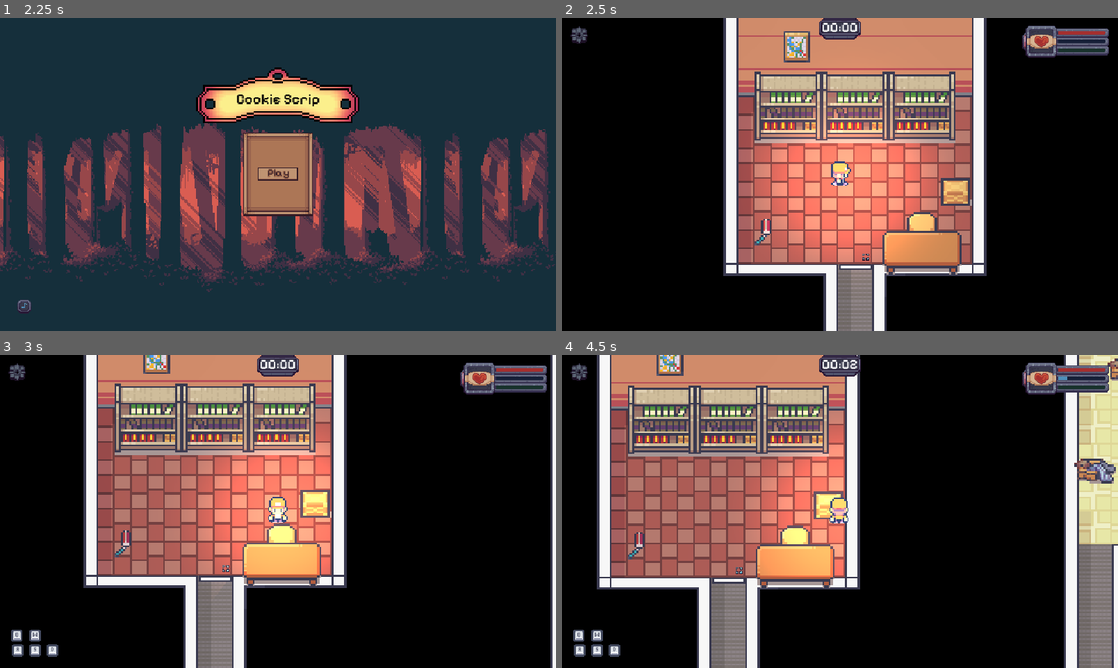
Above: before the commit, frames 1-4 (two rows, left to right).
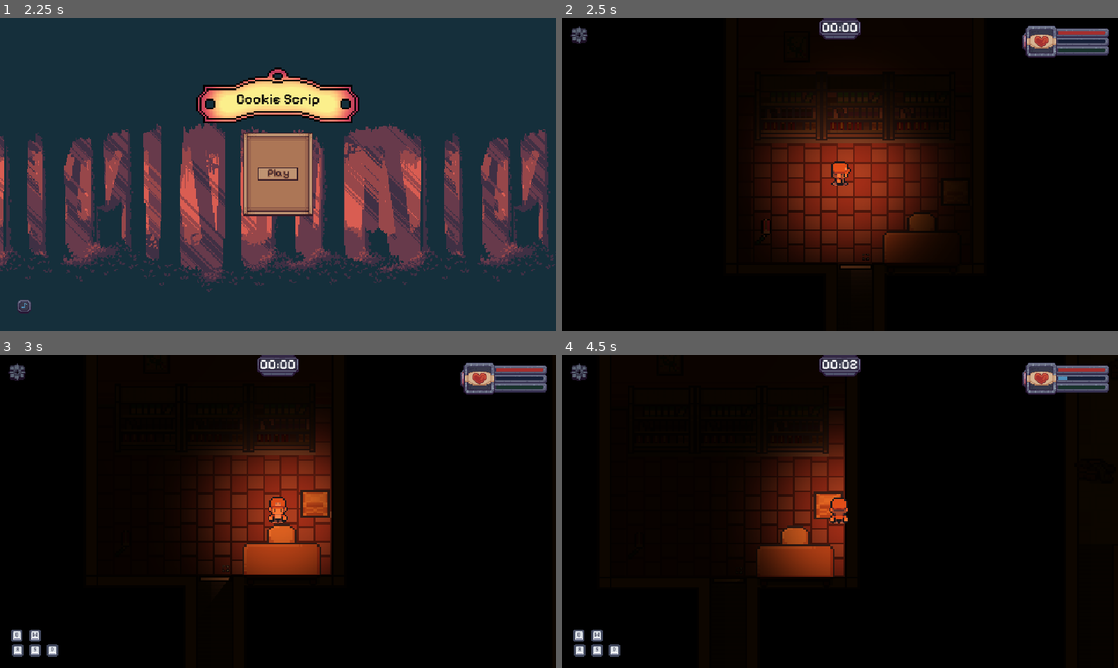
Above: after the commit, the same moments.

Repository: CoollbreackerzSdo/CookieMaximus
Game: Godot game, scene res://resources/godot/scenes/menus/game_main_menu.tscn
Same seed, same stepped clock (60 frames per second), same inputs: the game is played once before the commit and once after it. Sound files missing from this copy of the repository are replaced by a short silence.
Inputs (mouse positions are in pixels of both pictures, inside the frame that each line leads up to):
- Up to frame 1 (2.25 s): click (278, 174) at 0.5 s; click (278, 174) at 1.25 s; move the mouse to (400, 158) at 2.02 s; hold Right (ui_right) from 2.03 s (still down); click (400, 158) at 2.17 s
- Up to frame 2 (2.5 s): keep holding Right (ui_right)
- Up to frame 3 (3 s): move the mouse to (222, 580) at 2.77 s; release Right (ui_right) at 2.78 s; hold Down (ui_down) from 2.78 s (still down); click (222, 580) at 2.92 s
- Up to frame 4 (4.5 s): move the mouse to (778, 602) at 3.52 s; release Down (ui_down) at 3.53 s; hold Right (ui_right) 3.53-4.28 s; click (778, 602) at 3.67 s; move the mouse to (812, 574) at 4.27 s; hold Up (ui_up) from 4.28 s (still down); click (812, 574) at 4.42 s

Frame 1 is identical in both runs. In frame 2, 41% of the frame differs, in the area x 29-77%, y 0-100%; in frame 3, 39%; in frame 4, 47%, in the area x 6-100%, y 0-100%.
Error in both runs: Cannot call method 'change_scene_to_file' on a null value. (res://controls/ui/game_main_menu_control.gd:30)

Commit message:
end final menu

Diff:
--- a/controls/entities/player_control.gd
+++ b/controls/entities/player_control.gd
@@ -11,6 +11,7 @@
 var crash_old_enable: bool = false
 var crash_old_level: int = 0
 var is_pause: bool = false
+var is_dead: bool = false
 var is_secure_zone: bool = false
 var player_detail: PlayerDetail
 
@@ -18,7 +19,11 @@
 	player_detail = PlayerDetail.create(100)
 
 func _physics_process(_delta: float) -> void:
-	if is_pause: return
+	if is_pause || is_dead: return
+	if player_detail.healt <= 0:
+		is_dead = true
+		emit_signal("dead_signal")
+		return
 	update_status()
 	var axis = get_move()
 	velocity = axis * speed
@@ -97,7 +102,8 @@
 
 
 func _on_area_2d_2_collition_body(value: int) -> void:
-	player_detail.hungry-=value
+	player_detail.hungry -= value * 2
+	player_detail.healt += value
 
 
 func _on_hungry_timeout() -> void:
@@ -114,3 +120,11 @@
 	if player_detail.stress >= 100:
 		player_detail.stress = 0
 		player_detail.healt -= 20
+
+
+func _on_area_2d_4_collition_body(value: int) -> void:
+	pass # Replace with function body.
+
+
+func _on_area_2d_6_collition_body(value: int) -> void:
+	pass # Replace with function body.
--- a/controls/managers/hause_manager.gd
+++ b/controls/managers/hause_manager.gd
@@ -66,3 +66,14 @@
 	if body is PlayerControl:
 		body.is_secure_zone = false
 		$Enemy.is_active = true
+
+
+func _on_wining_body_entered(body: Node2D) -> void:
+	if body is PlayerControl:
+		pass
+	pass
+
+
+func _on_player_dead_signal() -> void:
+	$"Dead Menu".game_time = str($GameBasicMenu.current_m) + "m:" +  str($GameBasicMenu.current_s) + "s"
+	$"Dead Menu".visible = true
--- a/controls/ui/game_basic_menu_control.gd
+++ b/controls/ui/game_basic_menu_control.gd
@@ -13,6 +13,8 @@
 var player_info: PlayerDetail
 var curren_time = 0
 var is_pause:= false
+var current_s: int
+var current_m: int
 
 func _ready() -> void:
 	control.mouse_filter = Control.MOUSE_FILTER_IGNORE
@@ -31,7 +33,9 @@
 
 func get_time(format: int) -> String:
 	var minutos = int(curren_time) / 60
+	current_m = minutos
 	var segundos = int(curren_time) % 60
+	current_s = segundos
 	if format == 0:
 		return str(minutos).pad_zeros(2) + ":" + str(segundos).pad_zeros(2)
 	else:
--- a/resources/godot/elements/food/food.tscn
+++ b/resources/godot/elements/food/food.tscn
@@ -4,7 +4,7 @@
 script/source = "extends Area2D
 
 signal collition_body(value:int)
-@export var texture: Texture2D
+@export var texture: CompressedTexture2D
 @export var value: int
 # Called when the node enters the scene tree for the first time.
 func _ready() -> void:
@@ -19,10 +19,14 @@
 [sub_resource type="RectangleShape2D" id="RectangleShape2D_3mvjs"]
 
 [node name="Area2D2" type="Area2D"]
+collision_layer = 16
+collision_mask = 2
 script = SubResource("GDScript_3mvjs")
 
 [node name="Sprite2D" type="Sprite2D" parent="."]
+light_mask = 128
 visibility_layer = 128
+z_index = 20
 
 [node name="CollisionShape2D" type="CollisionShape2D" parent="."]
 shape = SubResource("RectangleShape2D_3mvjs")
--- a/resources/godot/scenes/levels/hause.tscn
+++ b/resources/godot/scenes/levels/hause.tscn
@@ -18,8 +18,14 @@
 [ext_resource type="PackedScene" uid="uid://credqfqco74gm" path="res://resources/godot/scenes/entities/cookie_monsters.tscn" id="11_nicko"]
 [ext_resource type="PackedScene" uid="uid://xw7tdfwfxhqi" path="res://resources/godot/elements/objects/point_light_2d_3.tscn" id="12_exlm3"]
 [ext_resource type="PackedScene" uid="uid://w3dd6f2rbh5y" path="res://resources/godot/elements/tools/char_old_cursor.tscn" id="16_sndj3"]
+[ext_resource type="PackedScene" uid="uid://77p6my003eoi" path="res://resources/godot/scenes/menus/dead_menu.tscn" id="17_f20do"]
 [ext_resource type="PackedScene" uid="uid://cjosmet2w4phd" path="res://resources/godot/elements/food/food.tscn" id="19_ftyef"]
 [ext_resource type="Texture2D" uid="uid://bs0eey3u01o2e" path="res://resources/assets/food/05_apple_pie.png" id="20_0icwa"]
+[ext_resource type="Texture2D" uid="uid://bfie76wiwuisy" path="res://resources/assets/food/87_ramen.png" id="21_2bg8f"]
+[ext_resource type="Texture2D" uid="uid://cvhslggiwnt8r" path="res://resources/assets/food/97_sushi.png" id="22_7ochs"]
+[ext_resource type="Texture2D" uid="uid://ckd1u7nsvb8j3" path="res://resources/assets/food/13_bacon.png" id="23_y41nf"]
+[ext_resource type="Texture2D" uid="uid://dst18ftc1xhsp" path="res://resources/assets/food/101_waffle.png" id="24_f20do"]
+[ext_resource type="Texture2D" uid="uid://bn246xkichfe1" path="res://resources/assets/food/18_burrito.png" id="25_hul6l"]
 
 [sub_resource type="TileSetAtlasSource" id="TileSetAtlasSource_sndj3"]
 texture = ExtResource("4_gaqc7")
@@ -352,12 +358,14 @@
 [sub_resource type="RectangleShape2D" id="RectangleShape2D_ftyef"]
 size = Vector2(246, 264)
 
+[sub_resource type="RectangleShape2D" id="RectangleShape2D_y41nf"]
+size = Vector2(353, 161)
+
 [node name="Hause" type="Node2D"]
 y_sort_enabled = true
 script = ExtResource("1_sexe6")
 
 [node name="CanvasModulate" type="CanvasModulate" parent="."]
-visible = false
 color = Color(0.05356484, 0.028237948, 0, 1)
 
 [node name="Tilemap" type="Node2D" parent="."]
@@ -529,6 +537,8 @@
 
 [node name="PauseMenu" parent="." instance=ExtResource("7_e1r6g")]
 
+[node name="Dead Menu" parent="." instance=ExtResource("17_f20do")]
+
 [node name="Enemy" parent="." node_paths=PackedStringArray("tps") instance=ExtResource("11_nicko")]
 light_mask = 32
 visibility_layer = 32
@@ -549,6 +559,36 @@
 texture = ExtResource("20_0icwa")
 value = 10
 
+[node name="Area2D3" parent="Comida" instance=ExtResource("19_ftyef")]
+position = Vector2(-940, 614)
+texture = ExtResource("21_2bg8f")
+value = 1
+
+[node name="Area2D4" parent="Comida" instance=ExtResource("19_ftyef")]
+position = Vector2(-425, 430)
+texture = ExtResource("22_7ochs")
+value = 60
+
+[node name="Area2D5" parent="Comida" instance=ExtResource("19_ftyef")]
+position = Vector2(455, 509)
+texture = ExtResource("20_0icwa")
+value = 39
+
+[node name="Area2D6" parent="Comida" instance=ExtResource("19_ftyef")]
+position = Vector2(585, 335)
+texture = ExtResource("23_y41nf")
+value = 40
+
+[node name="Area2D7" parent="Comida" instance=ExtResource("19_ftyef")]
+position = Vector2(1289, 816)
+texture = ExtResource("24_f20do")
+value = 100
+
+[node name="Area2D8" parent="Comida" instance=ExtResource("19_ftyef")]
+position = Vector2(1531, 712)
+texture = ExtResource("25_hul6l")
+value = 30
+
 [node name="Secure Zones" type="Node2D" parent="."]
 
 [node name="Zone_1" type="Area2D" parent="Secure Zones"]
@@ -580,6 +620,14 @@
 
 [node name="Marker2D5" type="Marker2D" parent="TP POINS"]
 position = Vector2(1453, 771)
+
+[node name="Wining" type="Area2D" parent="."]
+collision_layer = 16
+collision_mask = 2
+
+[node name="Wind" type="CollisionShape2D" parent="Wining"]
+position = Vector2(-944.5, 995.5)
+shape = SubResource("RectangleShape2D_y41nf")
 
 [connection signal="mause_entered" from="Tilemap/Doors_Dowm/Pincipius" to="." method="enable_tools"]
 [connection signal="mause_exited" from="Tilemap/Doors_Dowm/Pincipius" to="." method="disable_tools"]
@@ -608,15 +656,25 @@
 [connection signal="chras_optain_signal" from="Tilemap/Tools/CrashOld3" to="." method="_on_crash_old_chras_optain_signal"]
 [connection signal="chras_optain_signal" from="Tilemap/Tools/CrashOld4" to="." method="_on_crash_old_chras_optain_signal"]
 [connection signal="chras_optain_signal" from="Tilemap/Tools/CrashOld5" to="." method="_on_crash_old_chras_optain_signal"]
+[connection signal="dead_signal" from="Player" to="." method="_on_player_dead_signal"]
 [connection signal="pause_signal" from="GameBasicMenu" to="." method="pause_signal"]
 [connection signal="continue_signal" from="PauseMenu" to="." method="continue_signal"]
 [connection signal="go_to_signal" from="PauseMenu" to="." method="go_to_signal"]
 [connection signal="restart_signal" from="PauseMenu" to="." method="restart_signal"]
+[connection signal="go_to_signal" from="Dead Menu" to="." method="go_to_signal"]
+[connection signal="restart_signal" from="Dead Menu" to="." method="restart_signal"]
 [connection signal="char_collition" from="Enemy" to="Player" method="_on_enemy_char_collition"]
 [connection signal="collition_body" from="Comida/Area2D2" to="Player" method="_on_area_2d_2_collition_body"]
+[connection signal="collition_body" from="Comida/Area2D3" to="Player" method="_on_area_2d_2_collition_body"]
+[connection signal="collition_body" from="Comida/Area2D4" to="Player" method="_on_area_2d_4_collition_body"]
+[connection signal="collition_body" from="Comida/Area2D5" to="Player" method="_on_area_2d_2_collition_body"]
+[connection signal="collition_body" from="Comida/Area2D6" to="Player" method="_on_area_2d_6_collition_body"]
+[connection signal="collition_body" from="Comida/Area2D7" to="Player" method="_on_area_2d_2_collition_body"]
+[connection signal="collition_body" from="Comida/Area2D8" to="Player" method="_on_area_2d_2_collition_body"]
 [connection signal="body_entered" from="Secure Zones/Zone_1" to="." method="_on_zone_1_body_entered"]
 [connection signal="body_exited" from="Secure Zones/Zone_1" to="." method="_on_zone_1_body_exited"]
 [connection signal="body_entered" from="Secure Zones/Zone_2" to="." method="_on_zone_1_body_entered"]
 [connection signal="body_exited" from="Secure Zones/Zone_2" to="." method="_on_zone_1_body_exited"]
+[connection signal="body_entered" from="Wining" to="." method="_on_wining_body_entered"]
 
 [editable path="Player"]
--- a/resources/godot/scenes/menus/dead_menu.tscn
+++ b/resources/godot/scenes/menus/dead_menu.tscn
@@ -1,3 +1,285 @@
-[gd_scene format=3 uid="uid://77p6my003eoi"]
+[gd_scene load_steps=25 format=3 uid="uid://77p6my003eoi"]
+
+[ext_resource type="Texture2D" uid="uid://dimpqmvonantr" path="res://resources/assets/ui/containers/flag_box_container_160x48.png" id="1_a8fce"]
+[ext_resource type="Texture2D" uid="uid://bqv6o6vyl6nxd" path="res://resources/assets/ui/containers/vandal_big_hero_96x32.png" id="2_bxtjb"]
+[ext_resource type="Texture2D" uid="uid://bieevwve58pj6" path="res://resources/assets/ui/elements/buttoms/resert_buttom_16x16.png" id="3_sqfbv"]
+[ext_resource type="Texture2D" uid="uid://c7veqeidsod4r" path="res://resources/assets/ui/elements/buttoms/resert_buttom_click_16x16.png" id="4_wo640"]
+[ext_resource type="Texture2D" uid="uid://c6532pw3smski" path="res://resources/assets/ui/elements/buttoms/resert_buttom_hover_16x16.png" id="5_1wh0v"]
+[ext_resource type="Texture2D" uid="uid://cgeqnyyx0lkp6" path="res://resources/assets/ui/elements/buttoms/home_buttom_16x16.png" id="6_mwrip"]
+[ext_resource type="Texture2D" uid="uid://dx1a4dnsmb7ik" path="res://resources/assets/ui/elements/buttoms/home_buttom_active_16x16.png" id="7_w61nm"]
+[ext_resource type="Texture2D" uid="uid://byg4rglt0gddg" path="res://resources/assets/ui/elements/buttoms/home_buttom_hover_16x16.png" id="8_efd15"]
+[ext_resource type="Texture2D" uid="uid://d3mcfm66rivcj" path="res://resources/assets/ui/elements/buttoms/efects_16x16.png" id="9_xddvj"]
+[ext_resource type="Texture2D" uid="uid://ca1vcekifiyud" path="res://resources/assets/ui/elements/buttoms/efects_active_16x16.png" id="10_5rs7u"]
+[ext_resource type="Texture2D" uid="uid://bblrbu2qnlvyr" path="res://resources/assets/ui/elements/buttoms/efects_hover_16x16.png" id="11_sc4k0"]
+[ext_resource type="Texture2D" uid="uid://bo5q4xtqexpuv" path="res://resources/assets/ui/elements/buttoms/music_play_16x16.png" id="12_2j4n8"]
+[ext_resource type="Texture2D" uid="uid://bcecxmue5gu5p" path="res://resources/assets/ui/elements/buttoms/music_play_active_16x16.png" id="13_hef7g"]
+[ext_resource type="Texture2D" uid="uid://drlnus0nijxqg" path="res://resources/assets/ui/elements/buttoms/music_play_hover_16x16.png" id="14_n6krc"]
+[ext_resource type="Texture2D" uid="uid://d0trocouvgi6h" path="res://resources/assets/ui/elements/buttoms/efects_disable_16x16.png" id="15_fjuve"]
+[ext_resource type="Texture2D" uid="uid://d14uighxu13i5" path="res://resources/assets/ui/elements/buttoms/efects_disable_active_16x16.png" id="16_d5wtn"]
+[ext_resource type="Texture2D" uid="uid://xi1i6t5jtpyh" path="res://resources/assets/ui/elements/buttoms/efects_disable_hover_16x16.png" id="17_x0xhh"]
+[ext_resource type="Texture2D" uid="uid://cjgyg4hkqea23" path="res://resources/assets/ui/elements/buttoms/music_stop_16x16.png" id="18_gymkr"]
+[ext_resource type="Texture2D" uid="uid://doba7t2mgkyu1" path="res://resources/assets/ui/elements/buttoms/music_stop_active_16x16.png" id="19_id8yx"]
+[ext_resource type="Texture2D" uid="uid://cr44i58b7dhcl" path="res://resources/assets/ui/elements/buttoms/music_stop_hover_16x16.png" id="20_qjt0r"]
+[ext_resource type="AudioStream" uid="uid://u2rlnm63qhpi" path="res://resources/assets/audio/efectos/menu_ui.mp3" id="21_wo640"]
+
+[sub_resource type="GDScript" id="GDScript_tyd2c"]
+script/source = "extends CanvasLayer
+
+class_name DeadMenu
+
+signal go_to_signal(valie:String)
+signal restart_signal
+var game_time: String = \"\"
+
+func _ready() -> void:
+	visible = false
+	if !GameManu.is_music_enable:
+		$Control/Panel3/M.visible = false
+		$Control/Panel3/MD.visible = true
+	else:
+		$Control/Panel3/MD.visible = false
+		$Control/Panel3/M.visible = true
+	if !GameManu.is_effect_enable:
+		$Control/Panel3/E.visible = false
+		$Control/Panel3/ED.visible = true
+	else:
+		$Control/Panel3/ED.visible = false
+		$Control/Panel3/E.visible = true
+
+func _process(_delta: float) -> void:
+	$Control/TIme.text = game_time
+
+func _on_r_pressed() -> void:
+	if GameManu.is_effect_enable:
+		$Touch.play()
+		await $Touch.finished
+		emit_signal(\"restart_signal\")
+		return
+	emit_signal(\"restart_signal\")
+
+
+func _on_md_pressed() -> void:
+	$Touch.play()
+	await $Touch.finished
+	$Control/Panel3/MD.visible = false
+	$Control/Panel3/M.visible = true
+
+
+func _on_ed_pressed() -> void:
+	$Touch.play()
+	await $Touch.finished
+	$Control/Panel3/ED.visible = false
+	$Control/Panel3/E.visible = true
+	GameManu.is_effect_enable = true
+
+
+func _on_h_pressed() -> void:
+	if GameManu.is_effect_enable:
+		$Touch.play()
+		await $Touch.finished
+		emit_signal(\"go_to_signal\",\"route\")
+		return
+	emit_signal(\"go_to_signal\",\"route\")
+
+
+func _on_e_pressed() -> void:
+	$Touch.play()
+	await $Touch.finished
+	$Control/Panel3/E.visible = false
+	$Control/Panel3/ED.visible = true
+	GameManu.is_effect_enable = false
+
+
+func _on_m_pressed() -> void:
+	$Touch.play()
+	await $Touch.finished
+	$Control/Panel3/M.visible = false
+	$Control/Panel3/MD.visible = true
+"
+
+[sub_resource type="StyleBoxTexture" id="StyleBoxTexture_ogosr"]
+texture = ExtResource("2_bxtjb")
+
+[sub_resource type="StyleBoxTexture" id="StyleBoxTexture_yi28b"]
+texture = ExtResource("1_a8fce")
 
 [node name="Dead Menu" type="CanvasLayer"]
+script = SubResource("GDScript_tyd2c")
+
+[node name="Control" type="Control" parent="."]
+layout_mode = 3
+anchors_preset = 15
+anchor_right = 1.0
+anchor_bottom = 1.0
+grow_horizontal = 2
+grow_vertical = 2
+
+[node name="Panel2" type="Panel" parent="Control"]
+layout_mode = 1
+anchors_preset = 5
+anchor_left = 0.5
+anchor_right = 0.5
+offset_left = -46.0
+offset_top = 93.0
+offset_right = 50.0
+offset_bottom = 125.0
+grow_horizontal = 2
+scale = Vector2(2, 2)
+pivot_offset = Vector2(48, 16)
+theme_override_styles/panel = SubResource("StyleBoxTexture_ogosr")
+
+[node name="Label" type="Label" parent="Control/Panel2"]
+layout_mode = 1
+anchors_preset = 8
+anchor_left = 0.5
+anchor_top = 0.5
+anchor_right = 0.5
+anchor_bottom = 0.5
+offset_left = -27.5
+offset_top = -5.5
+offset_right = 59.5
+offset_bottom = 17.5
+grow_horizontal = 2
+grow_vertical = 2
+scale = Vector2(0.6, 0.6)
+text = "Game Over"
+
+[node name="Panel3" type="Panel" parent="Control"]
+layout_mode = 1
+anchors_preset = -1
+anchor_left = 0.5
+anchor_top = 0.53300005
+anchor_right = 0.5
+anchor_bottom = 0.66700006
+offset_left = -80.0
+offset_top = 0.11997986
+offset_right = 80.0
+offset_bottom = -0.120025635
+grow_horizontal = 2
+grow_vertical = 2
+pivot_offset = Vector2(80, 24)
+theme_override_styles/panel = SubResource("StyleBoxTexture_yi28b")
+
+[node name="R" type="TextureButton" parent="Control/Panel3"]
+layout_mode = 1
+anchors_preset = -1
+anchor_left = 0.14400001
+anchor_top = 0.5
+anchor_right = 0.24400002
+anchor_bottom = 0.5
+offset_left = -0.040000916
+offset_top = -8.0
+offset_right = -0.040000916
+offset_bottom = 8.0
+grow_horizontal = 2
+grow_vertical = 2
+pivot_offset = Vector2(8, 8)
+texture_normal = ExtResource("3_sqfbv")
+texture_pressed = ExtResource("4_wo640")
+texture_hover = ExtResource("5_1wh0v")
+
+[node name="H" type="TextureButton" parent="Control/Panel3"]
+layout_mode = 1
+anchors_preset = -1
+anchor_left = 0.75000006
+anchor_top = 0.5
+anchor_right = 0.85
+anchor_bottom = 0.5
+offset_top = -8.0
+offset_bottom = 8.0
+grow_horizontal = 2
+grow_vertical = 2
+pivot_offset = Vector2(8, 8)
+texture_normal = ExtResource("6_mwrip")
+texture_pressed = ExtResource("7_w61nm")
+texture_hover = ExtResource("8_efd15")
+
+[node name="E" type="TextureButton" parent="Control/Panel3"]
+layout_mode = 0
+offset_left = 72.0
+offset_top = 16.0
+offset_right = 88.0
+offset_bottom = 32.0
+pivot_offset = Vector2(8, 8)
+texture_normal = ExtResource("9_xddvj")
+texture_pressed = ExtResource("10_5rs7u")
+texture_hover = ExtResource("11_sc4k0")
+
+[node name="M" type="TextureButton" parent="Control/Panel3"]
+layout_mode = 0
+offset_left = 96.0
+offset_top = 16.0
+offset_right = 112.0
+offset_bottom = 32.0
+pivot_offset = Vector2(8, 8)
+texture_normal = ExtResource("12_2j4n8")
+texture_pressed = ExtResource("13_hef7g")
+texture_hover = ExtResource("14_n6krc")
+
+[node name="ED" type="TextureButton" parent="Control/Panel3"]
+visible = false
+layout_mode = 0
+offset_left = 72.0
+offset_top = 16.0
+offset_right = 88.0
+offset_bottom = 32.0
+pivot_offset = Vector2(8, 8)
+texture_normal = ExtResource("15_fjuve")
+texture_pressed = ExtResource("16_d5wtn")
+texture_hover = ExtResource("17_x0xhh")
+
+[node name="MD" type="TextureButton" parent="Control/Panel3"]
+visible = false
+layout_mode = 0
+offset_left = 96.0
+offset_top = 16.0
+offset_right = 112.0
+offset_bottom = 32.0
+pivot_offset = Vector2(8, 8)
+texture_normal = ExtResource("18_gymkr")
+texture_pressed = ExtResource("19_id8yx")
+texture_hover = ExtResource("20_qjt0r")
+
+[node name="Label" type="Label" parent="Control"]
+layout_mode = 1
+anchors_preset = 8
+anchor_left = 0.5
+anchor_top = 0.5
+anchor_right = 0.5
+anchor_bottom = 0.5
+offset_left = -44.0
+offset_top = -37.0
+offset_right = 44.0
+offset_bottom = -14.0
+grow_horizontal = 2
+grow_vertical = 2
+text = "Game Time"
+horizontal_alignment = 1
+vertical_alignment = 1
+
+[node name="TIme" type="Label" parent="Control"]
+layout_mode = 1
+anchors_preset = 8
+anchor_left = 0.5
+anchor_top = 0.5
+anchor_right = 0.5
+anchor_bottom = 0.5
+offset_left = -44.0
+offset_top = -12.0
+offset_right = 44.0
+offset_bottom = 11.0
+grow_horizontal = 2
+grow_vertical = 2
+text = "20m:29s"
+horizontal_alignment = 1
+vertical_alignment = 1
+
+[node name="Touch" type="AudioStreamPlayer2D" parent="."]
+stream = ExtResource("21_wo640")
+
+[connection signal="pressed" from="Control/Panel3/R" to="." method="_on_r_pressed"]
+[connection signal="pressed" from="Control/Panel3/H" to="." method="_on_h_pressed"]
+[connection signal="pressed" from="Control/Panel3/E" to="." method="_on_e_pressed"]
+[connection signal="pressed" from="Control/Panel3/M" to="." method="_on_m_pressed"]
+[connection signal="pressed" from="Control/Panel3/ED" to="." method="_on_ed_pressed"]
+[connection signal="pressed" from="Control/Panel3/MD" to="." method="_on_md_pressed"]
--- /dev/null
+++ b/resources/godot/scenes/menus/wind_menu.tscn
@@ -0,0 +1,3 @@
+[gd_scene format=3 uid="uid://bc18odu1po2pj"]
+
+[node name="WindMenu" type="CanvasLayer"]
Not shown: 1 places in resources/godot/scenes/levels/hause.tscn that only renumber resources
